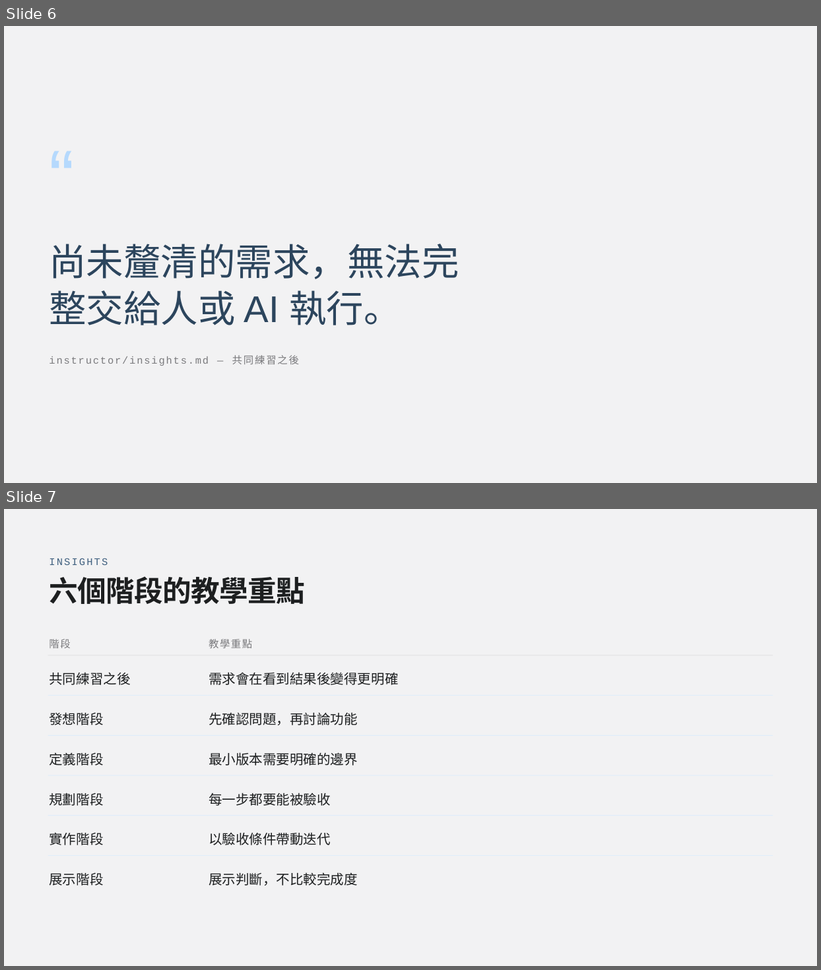
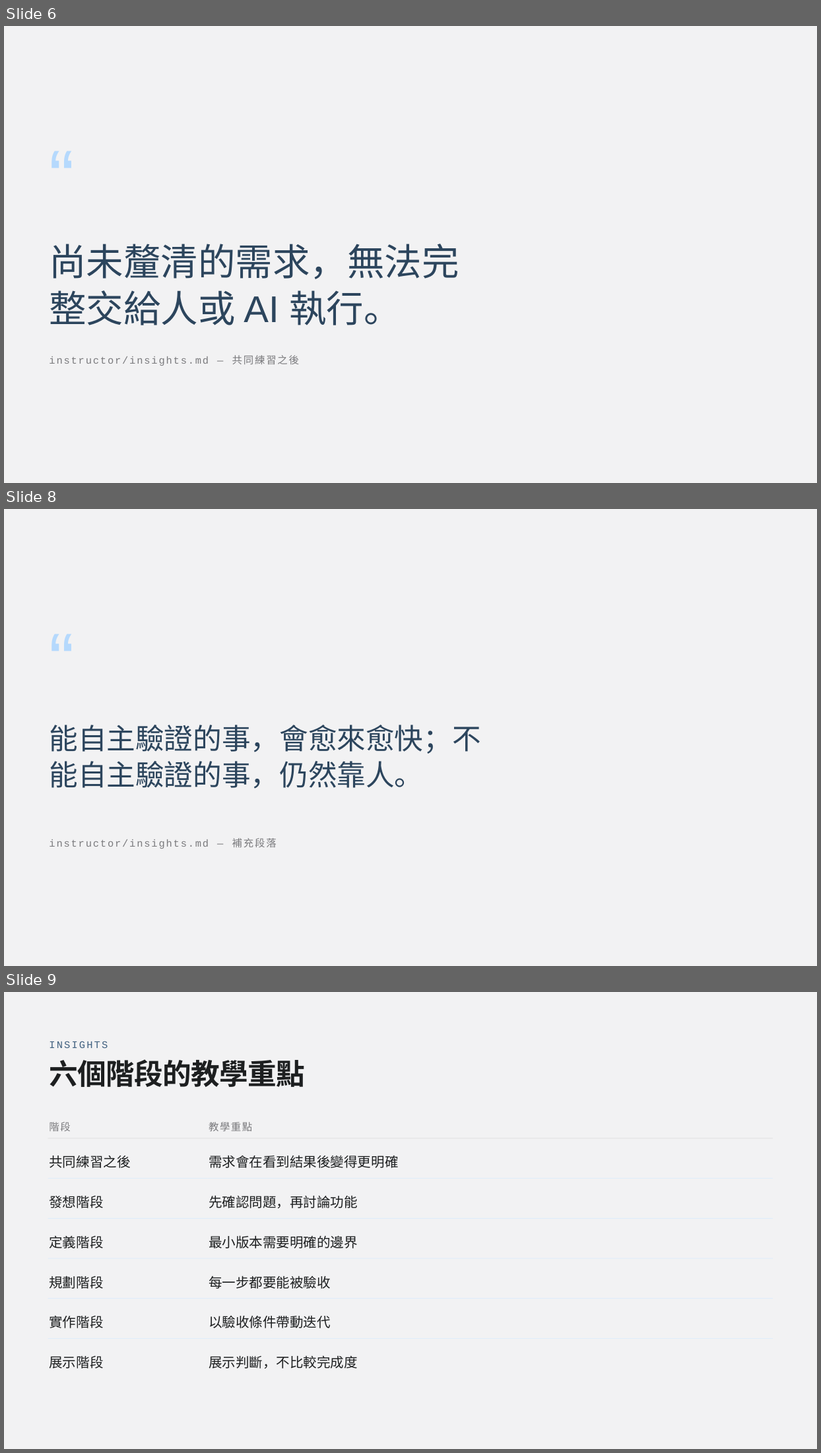
Before and after one commit to htchen/LLM2Life, a slide deck: instructor/LLM2Life_slide_deck.pptx. Shown one above the other, each under a label of ours: slides 6 and 7 before the commit, slides 6, 8 and 9 after it; the slides between them are not shown. The pictures are 821x970 and 821x1453 pixels, drawn with LibreOffice and Linux fonts; fonts in the diff are those of the drawing. Boxes give left, top, right and bottom in pixels: in the first picture for what was removed or moved away, otherwise in the second. Text is boxed around its words. In the diff, an @@ line names an element or a change of style, - is before the commit and + after.

```diff
--- a/instructor/LLM2Life_slide_deck.pptx
+++ b/instructor/LLM2Life_slide_deck.pptx
@@ slide 8 added at box(4, 509, 817, 966), background #F2F2F3 @@
@@ text added at box(48, 635, 817, 698), 135 pt, text #B5D9FD @@
+“
@@ text added at box(49, 725, 481, 789), 51 pt, text #2C455D @@
+能自主驗證的事，會愈來愈快；不能自主驗證的事，仍然靠人。
@@ text added at box(49, 838, 277, 849), 18 pt, text #7A7A7D @@
+instructor/insights.md — 補充段落
@@ what was slide 7 is now slide 9 @@
```
Also in this commit, not shown: 1 other slide added.
